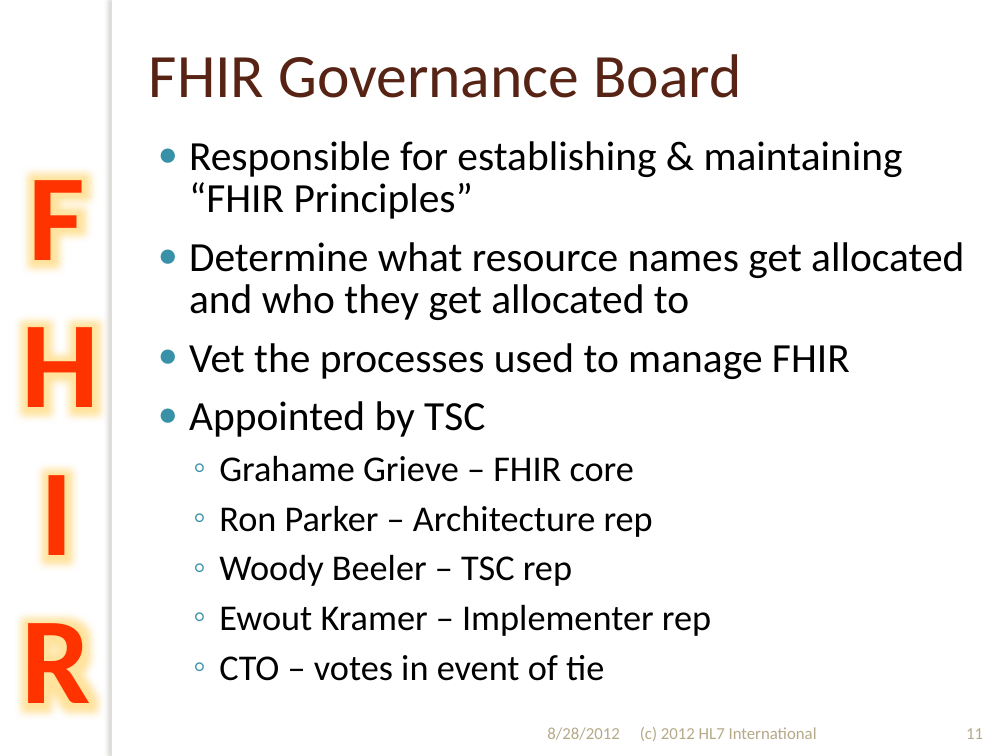
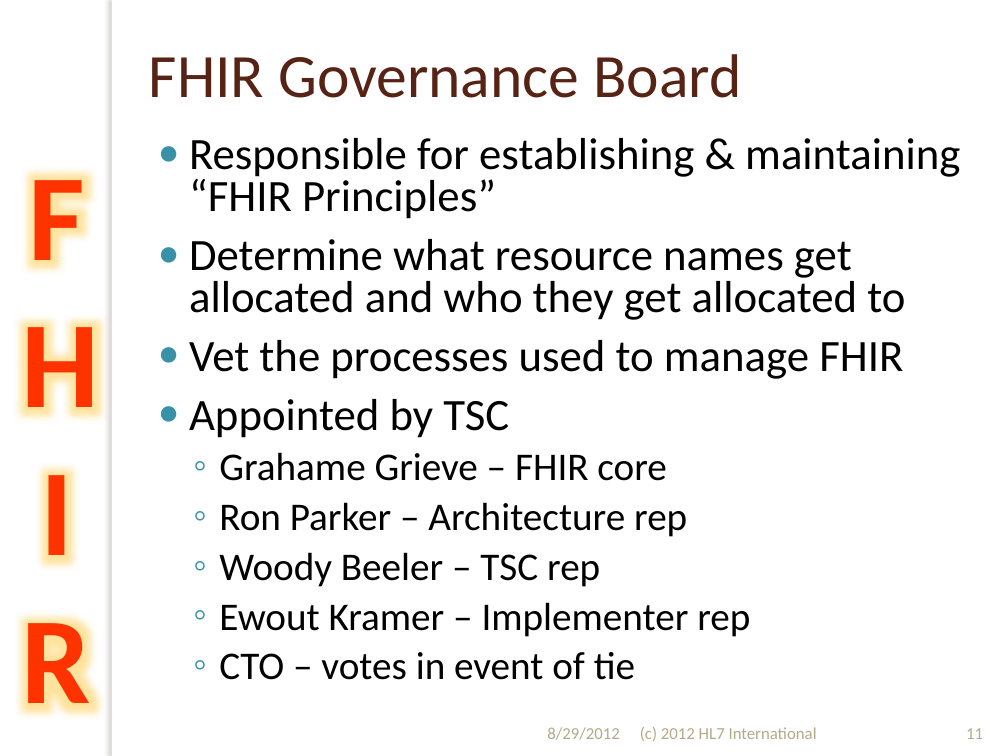
Before and after one commit to vista-novo/fhir, a slide deck: slide 11 of presentations/2012-Sept/201209 WGM Hands on with FHIR.pptx. Drawn at 1008x756 pixels with LibreOffice and Linux fonts; fonts in the diff are those of the drawing; background and template pictures are left out. Boxes give left, top, right and bottom in pixels: in the first picture for what was removed or moved away, otherwise in the second. Text is boxed around its words. In the diff, an @@ line names an element or a change of style, - is before the commit and + after.

```diff
--- a/presentations/2012-Sept/201209 WGM Hands on with FHIR.pptx
+++ b/presentations/2012-Sept/201209 WGM Hands on with FHIR.pptx
@@ text "Responsible for establishing & maintaining ..." at (x1=189, y1=138, x2=960, y2=680): size 29.6 to 32 pt in "Responsible for establishing & maintaining “FHIR Principles”", "Determine what resource names get allocated and ...", "Vet the processes used to manage FHIR", "Appointed by TSC"; size 25.9 to 28 pt in "Grahame Grieve – FHIR core", "Ron Parker – Architecture rep", "Woody Beeler – TSC rep", "Ewout Kramer – Implementer rep" and 1 more places @@
@@ text at (x1=547, y1=727, x2=619, y2=740): text changed @@
-8/28/2012
+8/29/2012
```
Also in this commit, not shown: 42 other slides changed.
